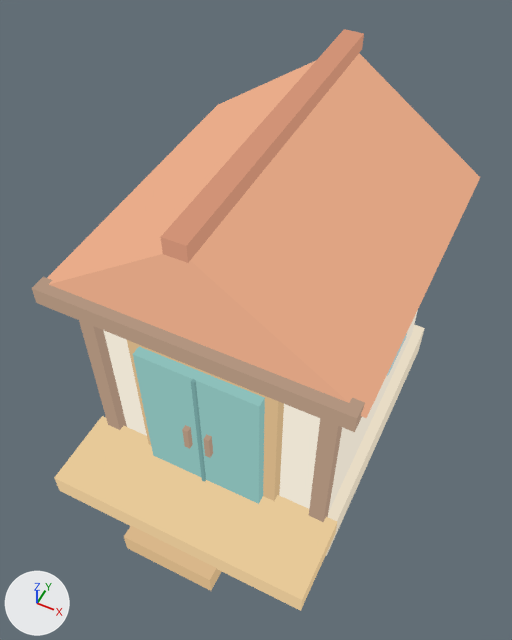
The glTF model art/exports/warehouse-base.gltf: old version first, new version second.
The view is the same before and after, from a 50 mm camera at (0.68, -1.97, 3.16) aimed at (-0.25, -0.12, 0.84). The lights are fixed; the arrows at lower left show +X, +Y and +Z. The first picture is the older version. Vertices at exactly the same position are counted once.

The scene before the commit, as lines of its bpy script (objects in view):
```python
me_warehouse_base = bpy.data.meshes.new('warehouse-base')
me_warehouse_base.from_pydata(...)  # 148 vertices, 220 faces; spans x -0.92..0.42, y -0.99..0.82, z 0.0..1.74
me_warehouse_base.materials.append(mat_bakedpalette)
ob_warehouse_base = bpy.data.objects.new('warehouse-base', me_warehouse_base)
ob_warehouse_base.location = (0.0, 0.0, 0.0)
```
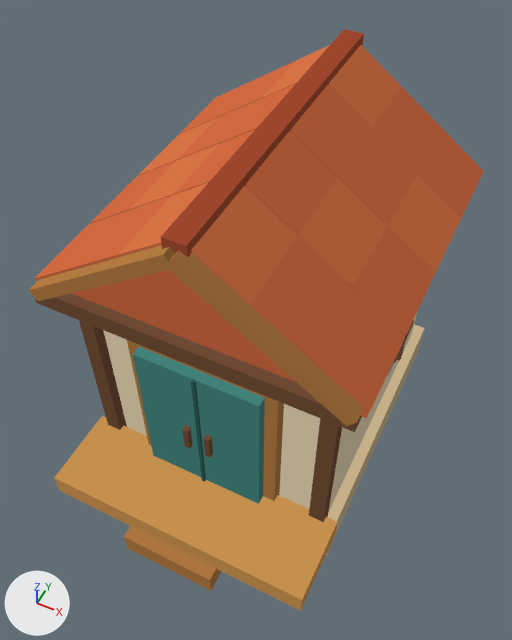
Pixel boxes (x1, y1, x2, y2) of what changed, in the pictures (512 x 640 px):
'warehouse-base', reshaped
    before: (32, 29, 480, 611)
    after: (29, 29, 484, 611)
part 1 of me_warehouse_base, added (mostly hidden)
    after: (397, 332, 408, 361)
part 2 of me_warehouse_base, added
    after: (394, 320, 414, 363)
part 3 of me_warehouse_base, added (brown)
    after: (29, 45, 484, 426)
part 4 of me_warehouse_base, recoloured (beige to orange)
    before: (32, 29, 480, 611)
    after: (35, 29, 425, 611)

What changed in the scene script:
```text
Change me_warehouse_base:
    used by ob_warehouse_base; location = (0.0, 0.0, 0.0)
    remove me_warehouse_base.from_pydata(...)  # 148 vertices, 220 faces; spans x -0.92..0.42, y -0.99..0.82, z 0.0..1.74
    add me_warehouse_base.from_pydata(...)  # 412 vertices, 616 faces; spans x -0.93..0.43, y -0.99..0.82, z 0.0..1.74
    me_warehouse_base part 1: a new loose piece, a box spanning x 0.352..0.377, y 0.047..0.072, z 0.72..0.96, in mat_bakedpalette
    me_warehouse_base part 2: a new loose piece, a box spanning x 0.352..0.377, y -0.06..0.18, z 0.827..0.853, in mat_bakedpalette
    me_warehouse_base part 3
    200 vertices are added at x -0.93..0.43, y -0.7..0.8, z 1.21..1.72
    8 new vertices lie (0.0, 0.07, 0.0) away from vertices in x -0.91..0.41, y -0.7, z 1.21..1.71
    312 new faces join them
    me_warehouse_base part 4: 220 kept faces spanning x -0.92..0.42, y -0.99..0.82, z 0.0..1.74 get new vertex colours
    other edits to the shape of me_warehouse_base do not show in these pictures
```
